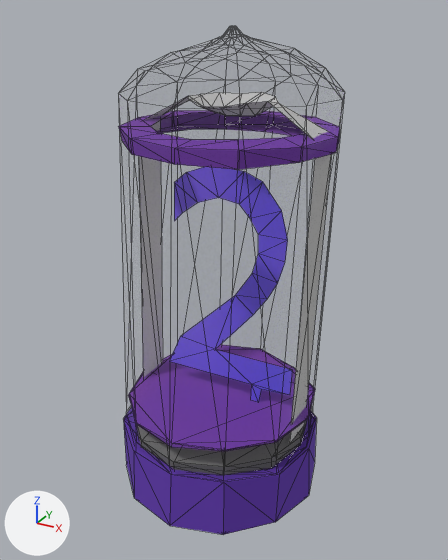
What one commit did to the glTF model SpotTheDifference/models/obj_num02_alt.gltf.
Before and after are seen from a 50 mm lens placed at (0.425, -0.765, 0.736), pointed at (0.005, 0.0, 0.353). The lights are fixed; the arrows at lower left show +X, +Y and +Z. Mesh edges are drawn as thin lines. Objects named as collision shapes, trigger or cutter boxes, shadow casters or lower levels of detail are left out. Vertices at the same position are counted once.

Names of what the first picture shows: 'obj_num02_alt'.
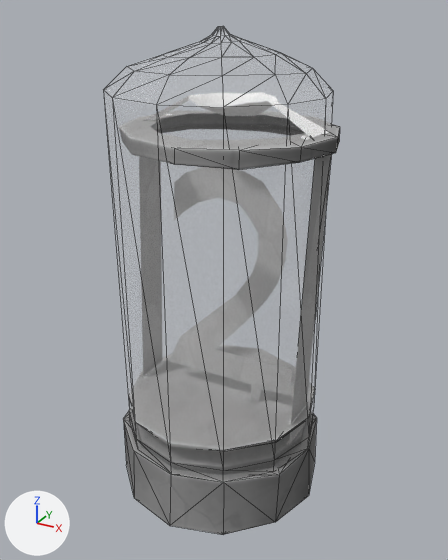
Where the change shows, as pixel boxes (x1, y1, x2, y2) in the pictures (448 x 560 px; the box of a moved part takes in the faces that stretch with it):
'obj_num02_glass', added: after (104, 26, 333, 481)
'obj_num02_alt', reshaped (7% shorter): before (118, 92, 340, 535); after (124, 123, 340, 535)
part 1 of me_cylinder_180, moved or reshaped (not visible afterwards): before (129, 354, 172, 394)
part 2 of me_cylinder_180, moved or reshaped (not visible afterwards): before (263, 350, 313, 387)
part 3 of me_cylinder_180, moved or reshaped (not visible afterwards): before (246, 92, 275, 103)
part 4 of me_cylinder_180, recoloured (purple to grey): before (118, 92, 340, 535); after (124, 123, 340, 535)

Diff of the bpy script that builds the scene:
```diff
--- a/SpotTheDifference/models/obj_num02_alt.gltf.py
+++ b/SpotTheDifference/models/obj_num02_alt.gltf.py
@@ img_obj_num02_alt @@
+img_obj_num02_alt = load_image('obj_num02_alt', 'textures/obj_num02_alt.jpg', 1024, 1024, 'sRGB')
@@ mat_obj_num02_alt @@
+mat_obj_num02_alt = bpy.data.materials.new('obj_num02_alt')
+# uses the picture img_obj_num02_alt
@@ mat_obj_num00_glass @@
+mat_obj_num00_glass = principled_material('obj_num00_glass')
+mat_obj_num00_glass.base_color = (1.0, 1.0, 1.0)  # white #ffffff
+mat_obj_num00_glass.roughness = 1.0
+mat_obj_num00_glass.alpha = 0.1
@@ me_cylinder_180 @@
 # used by ob_obj_num02_alt; location = (0.0, 0.0, 0.0)
 # verts and faces of me_cylinder_180; kept vertices keep their numbers, new ones are numbered from 338
 # before: 76 (-0.157, 0.0, 0.146)
 # before: 80 (0.075, 0.129, 0.149) at pixel (293, 367), 104 (0.074, 0.128, 0.15) at pixel (293, 367)
 # before: 152 (0.029, 0.039, 0.604)
-me_cylinder_180.from_pydata(...)  # 338 vertices, 572 faces; spans x -0.169..0.171, y -0.163..0.16, z -0.004..0.715
-me_cylinder_180.materials.append(mat_obj_global_glass)
+me_cylinder_180.from_pydata(...)  # 230 vertices, 360 faces; spans x -0.169..0.169, y -0.163..0.16, z -0.004..0.626
+# me_cylinder_180 part 1
+verts[76] = (-0.157, 0.0, 0.15)  # moved
+# me_cylinder_180 part 2
+verts[80] = (0.075, 0.129, 0.152)  # moved
+verts[104] = (0.074, 0.128, 0.147)  # moved
+# me_cylinder_180 part 3
+verts[152] = (0.029, 0.039, 0.606)  # moved
+# me_cylinder_180 part 4: 360 faces spanning x -0.169..0.169, y -0.163..0.16, z -0.004..0.626 switch from mat_obj_global_steampunk02 to mat_obj_num02_alt
@@ me_mesh_039 @@
+me_mesh_039.from_pydata(...)  # 108 vertices, 212 faces; spans x -0.156..0.157, y -0.156..0.154, z 0.074..0.713
+me_mesh_039.materials.append(mat_obj_num00_glass)  # white #ffffff
@@ ob_obj_num02_glass @@
+ob_obj_num02_glass = bpy.data.objects.new('obj_num02_glass', me_mesh_039)
+ob_obj_num02_glass.location = (0.0, 0.0, 0.0)
```
